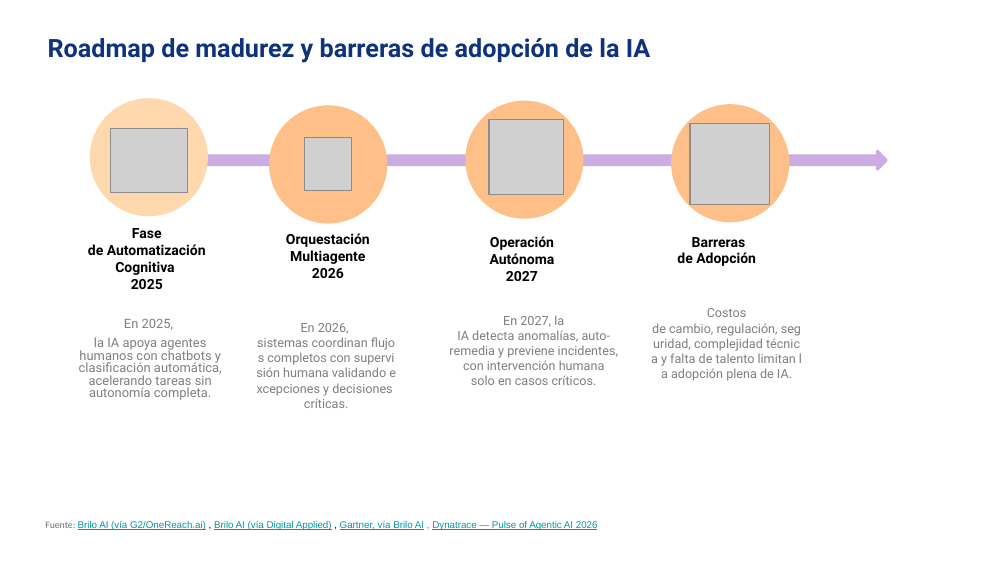
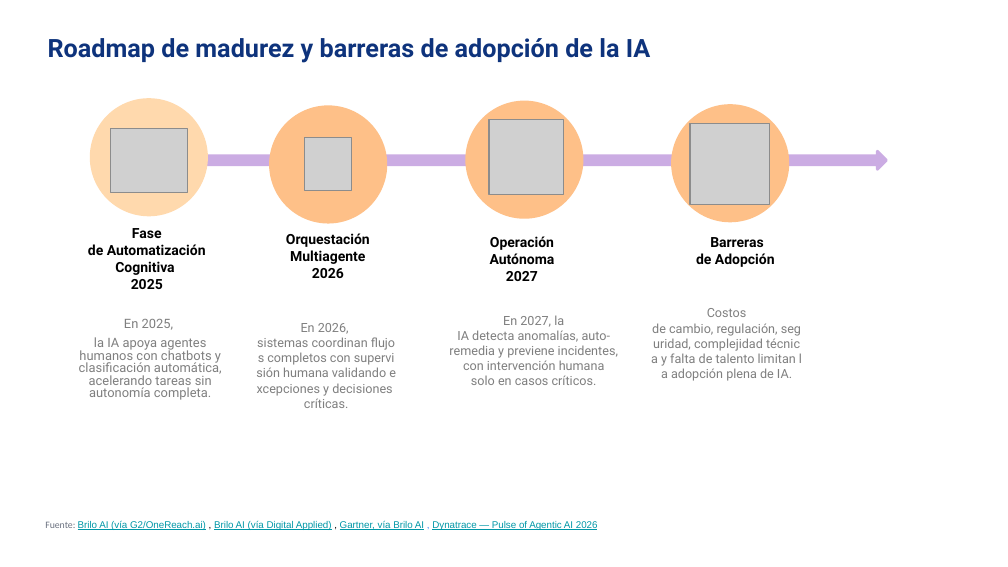
Before and after one commit to nataliazarthapersonalsoft/mesadeservicio-modernizacionaplicaciones, a slide deck: slide 19 of 01-Ideacion/01-benchmarking/Benchmarking Mesa de Servicio.pptx. Drawn at 1008x567 pixels with LibreOffice and Linux fonts; fonts in the diff are those of the drawing; grey boxes stand for pictures; background and template pictures are left out. Boxes give left, top, right and bottom in pixels: in the first picture for what was removed or moved away, otherwise in the second. Text is boxed around its words. In the diff, an @@ line names an element or a change of style, - is before the commit and + after.

```diff
--- a/01-Ideacion/01-benchmarking/Benchmarking Mesa de Servicio.pptx
+++ b/01-Ideacion/01-benchmarking/Benchmarking Mesa de Servicio.pptx
@@ ellipse "Barreras de Adopción": place and size @@
-ellipse "Barreras de Adopción" at (630,225,806,292)
+ellipse "Barreras de Adopción" at (649,225,826,292)
```
Also in this commit, not shown: 6 other slides changed, 6 slides added, 24 slides removed, 5 other files.
